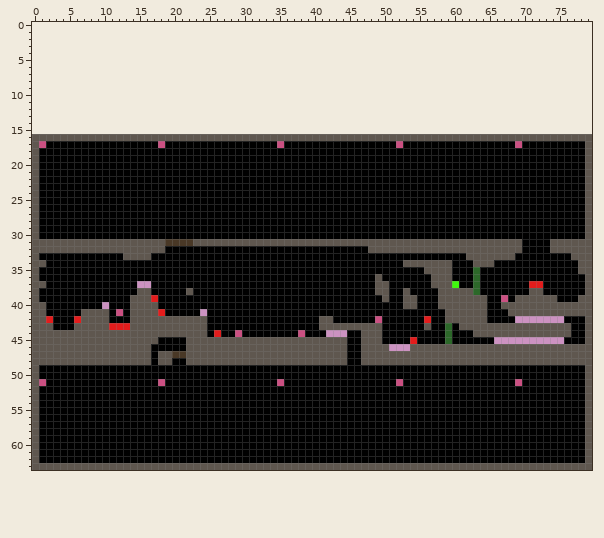
One commit to this pixel-art file: Levels.ase. Above: the version before the commit.
80x48 pixels, 1 frame. The old version is drawn lined up with the new one, on the new canvas.
Now the later version:
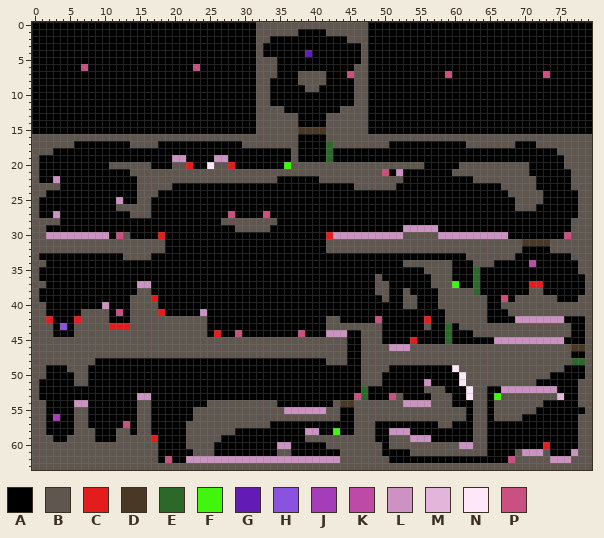
Palette (. is transparent): A #000000  B #5f574f  C #e31c1c  D #493826  E #2c6829  F #40f60d  G #621bb5  H #8953df  J #a53db9  K #be4aa8  L #cc92c1  M #e3b5db  N #ffe7fa  P #cb5082
What changed:
canvas 80x48 -> 80x64, the old top-left corner now at 0,16
y 0: x 0..79 ................................................................................ -> AAAAAAAAAAAAAAAAAAAAAAAAAAAAAAAABBBBBBBBBBBBBBBBAAAAAAAAAAAAAAAAAAAAAAAAAAAAAAAA
y 1: x 0..79 ................................................................................ -> AAAAAAAAAAAAAAAAAAAAAAAAAAAAAAAABBBBBBAAAABBBBBBAAAAAAAAAAAAAAAAAAAAAAAAAAAAAAAA
y 2: x 0..79 ................................................................................ -> AAAAAAAAAAAAAAAAAAAAAAAAAAAAAAAABBAAAAAAAAAAABBBAAAAAAAAAAAAAAAAAAAAAAAAAAAAAAAA
y 3: x 0..79 ................................................................................ -> AAAAAAAAAAAAAAAAAAAAAAAAAAAAAAAABAAAAAAAAAAAAAABAAAAAAAAAAAAAAAAAAAAAAAAAAAAAAAA
y 4: x 0..79 ................................................................................ -> AAAAAAAAAAAAAAAAAAAAAAAAAAAAAAAABAAAAAAGAAAAAAABAAAAAAAAAAAAAAAAAAAAAAAAAAAAAAAA
y 5: x 0..79 ................................................................................ -> AAAAAAAAAAAAAAAAAAAAAAAAAAAAAAAABBBAAAAAAAAAAAABAAAAAAAAAAAAAAAAAAAAAAAAAAAAAAAA
y 6: x 0..79 ................................................................................ -> AAAAAAAPAAAAAAAAAAAAAAAPAAAAAAAABBBAAAAAAAAAAABBAAAAAAAAAAAAAAAAAAAAAAAAAAAAAAAA
y 7: x 0..79 ................................................................................ -> AAAAAAAAAAAAAAAAAAAAAAAAAAAAAAAABBBAAABBBBAAAPBBAAAAAAAAAAAPAAAAAAAAAAAAAPAAAAAA
y 8: x 0..79 ................................................................................ -> AAAAAAAAAAAAAAAAAAAAAAAAAAAAAAAABBAAAABBBBAAAABBAAAAAAAAAAAAAAAAAAAAAAAAAAAAAAAA
y 9: x 0..79 ................................................................................ -> AAAAAAAAAAAAAAAAAAAAAAAAAAAAAAAABBAAAAABBAAAAABBAAAAAAAAAAAAAAAAAAAAAAAAAAAAAAAA
y 10..11: x 0..79 ................................................................................ -> AAAAAAAAAAAAAAAAAAAAAAAAAAAAAAAABBAAAAAAAAAAAABBAAAAAAAAAAAAAAAAAAAAAAAAAAAAAAAA
y 12: x 0..79 ................................................................................ -> AAAAAAAAAAAAAAAAAAAAAAAAAAAAAAAABBBBAAAAAAAABBBBAAAAAAAAAAAAAAAAAAAAAAAAAAAAAAAA
y 13..14: x 0..79 ................................................................................ -> AAAAAAAAAAAAAAAAAAAAAAAAAAAAAAAABBBBBBAAAABBBBBBAAAAAAAAAAAAAAAAAAAAAAAAAAAAAAAA
y 15: x 0..79 ................................................................................ -> AAAAAAAAAAAAAAAAAAAAAAAAAAAAAAAABBBBBBDDDDBBBBBBAAAAAAAAAAAAAAAAAAAAAAAAAAAAAAAA
y 16: x 38..41 BBBB -> AAAA
y 17: x 1..5 PAAAA -> BBBBB; x 14..18 AAAAP -> BBBBA; x 30..37 AAAAAPAA -> BBBBBBBB; x 42..50 AAAAAAAAA -> EBBBBBBBB; x 52 P -> A; x 62..69 AAAAAAAP -> BBBBBBBA; x 72..78 AAAAAAA -> BBBBBBB
y 18: x 1..2 AA -> BB; x 37 A -> B; x 42 A -> E; x 75..78 AAAA -> BBBB
y 19: x 20..21 AA -> LL; x 26..27 AA -> LL; x 37 A -> B; x 42 A -> E; x 76..78 AAA -> BBB
y 20: x 11..16 AAAAAA -> BBBBBB; x 20..22 AAA -> BBC; x 25..28 AAAA -> NBBC; x 36..55 AAAAAAAAAAAAAAAAAAAA -> FBBBBBBBBBBBBBBBBBBB; x 61..70 AAAAAAAAAA -> BBBBBBBBBB; x 76..78 AAA -> BBB
y 21: x 14..50 AAAAAAAAAAAAAAAAAAAAAAAAAAAAAAAAAAAAA -> BBBBBBBBBBBBBBBBBBBBBBBBBBBBBBBBBBBBP; x 52 A -> L; x 60..70 AAAAAAAAAAA -> BBBBBBBBBBB; x 77..78 AA -> BB
y 22: x 3 A -> L; x 15..34 AAAAAAAAAAAAAAAAAAAA -> BBBBBBBBBBBBBBBBBBBB; x 41..52 AAAAAAAAAAAA -> BBBBBBBBBBBB; x 63..71 AAAAAAAAA -> BBBBBBBBB; x 77..78 AA -> BB
y 23: x 1..3 AAA -> BBB; x 15..19 AAAAA -> BBBBB; x 46..51 AAAAAA -> BBBBBB; x 67..71 AAAAA -> BBBBB; x 77..78 AA -> BB
y 24: x 1 A -> B; x 15..17 AAA -> BBB; x 68..72 AAAAA -> BBBBB; x 78 A -> B
y 25: x 12 A -> L; x 15..16 AA -> BB; x 69..72 AAAA -> BBBB; x 78 A -> B
y 26: x 12..16 AAAAA -> BBBBB; x 69..71 AAA -> BBB; x 78 A -> B
y 27: x 3 A -> L; x 14..16 AAA -> BBB; x 28 A -> P; x 33 A -> P; x 78 A -> B
y 28: x 1..3 AAA -> BBB; x 27..34 AAAAAAAA -> BBBBBBBB; x 77..78 AA -> BB
y 29: x 1 A -> B; x 29..33 AAAAA -> BBBBB; x 53..57 AAAAA -> LLLLL; x 77..78 AA -> BB
y 30: x 1..10 AAAAAAAAAA -> BLLLLLLLLL; x 12..13 AA -> PB; x 18 A -> C; x 42..67 AAAAAAAAAAAAAAAAAAAAAAAAAA -> CLLLLLLLLLLBBBBBLLLLLLLLLL; x 76..78 AAA -> PBB
y 31: x 19..41 DDDDBBBBBBBBBBBBBBBBBBB -> AAAAAAAAAAAAAAAAAAAAAAA; x 70..73 AAAA -> DDDD
y 32: x 42..47 AAAAAA -> BBBBBB
y 34: x 71 A -> K
y 38: x 22 B -> A
y 42: x 41 B -> A; x 43 A -> B
y 43: x 4 A -> H; x 41 B -> A
y 44: x 3..5 BBB -> AAA
y 45: x 18..21 AAAA -> BBBB
y 46: x 17..21 AAAAA -> BBBBB; x 77..78 BB -> DD
y 47: x 17 A -> B; x 20..21 DD -> BB; x 77..78 BB -> AA
y 48: x 9..16 BBBBBBBB -> AAAAAAAA; x 18..19 BB -> AA; x 22..41 BBBBBBBBBBBBBBBBBBBB -> AAAAAAAAAAAAAAAAAAAA; x 77..78 BB -> EE
y 49: x 1 A -> B; x 5..7 AAA -> BBB; x 47..50 AAAA -> BBBB; x 60..75 AAAAAAAAAAAAAAAA -> NBBBBBBBBBBBBBBB
y 50: x 1 A -> B; x 6..7 AA -> BB; x 47..49 AAA -> BBB; x 61..73 AAAAAAAAAAAAA -> NBBBBBBBBBBBB
y 51: x 1 P -> A; x 6..7 AA -> BB; x 18 P -> A; x 35 P -> A; x 47..49 AAA -> BBB; x 52 P -> A; x 56 A -> L; x 61..71 AAAAAAAAPAA -> NBBBBBBBBBB; x 78 A -> B
y 52: x 47 A -> E; x 56..58 AAA -> BBB; x 62..64 AAA -> NBB; x 67..74 AAAAAAAA -> LLLLLLLL; x 78 A -> B
y 53: x 15..16 AA -> LL; x 46..47 AA -> PE; x 51..52 AA -> PB; x 57..59 AAA -> BBB; x 62..64 AAA -> NBB; x 66..75 AAAAAAAAAA -> FBBBBBBBBM; x 78 A -> B
y 54: x 1 A -> B; x 6..7 AA -> LL; x 15..16 AA -> BB; x 25..34 AAAAAAAAAA -> BBBBBBBBBB; x 43..59 AAAAAAAAAAAAAAAAA -> BDDBBBBBBBLLLLBBB; x 63..64 AA -> BB; x 66..72 AAAAAAA -> BBBBBBB; x 78 A -> B
y 55: x 1 A -> B; x 6..7 AA -> BB; x 15..16 AA -> BB; x 23..43 AAAAAAAAAAAAAAAAAAAAA -> BBBBBBBBBBBBBLLLLLLBB; x 46..61 AAAAAAAAAAAAAAAA -> BBBBBBBBBBBBBBBB; x 63..64 AA -> BB; x 66..71 AAAAAA -> BBBBBB
y 56: x 1 A -> B; x 3 A -> J; x 6..7 AA -> BB; x 15..16 AA -> BB; x 23..43 AAAAAAAAAAAAAAAAAAAAA -> BBBBBBBBBBBBBBBBBBBBB; x 46..61 AAAAAAAAAAAAAAAA -> BBBBBBBBBBBBBBBB; x 63..64 AA -> BB; x 66..69 AAAA -> BBBB; x 78 A -> B
y 57: x 1 A -> B; x 6..7 AA -> BB; x 13 A -> P; x 15..16 AA -> BB; x 22..33 AAAAAAAAAAAA -> BBBBBBBBBBBB; x 46..48 AAA -> BBB; x 58..59 AA -> BB; x 63..64 AA -> BB; x 78 A -> B
y 58: x 1 A -> B; x 6..8 AAA -> BBB; x 12..13 AA -> BB; x 15..16 AA -> BB; x 22..28 AAAAAAA -> BBBBBBB; x 39..40 AA -> LL; x 43 A -> F; x 46..48 AAA -> BBB; x 51..53 AAA -> LLL; x 63..64 AA -> BB; x 78 A -> B
y 59: x 1..2 AA -> BB; x 5..8 AAAA -> BBBB; x 12..17 AAAAAA -> BBBBBC; x 22..26 AAAAA -> BBBBB; x 39..48 AAAAAAAAAA -> BBBBBBBBBB; x 51..56 AAAAAA -> BBBLLL; x 63..64 AA -> BB; x 78 A -> B
y 60: x 1..17 AAAAAAAAAAAAAAAAA -> BBBBBBBBBBBBBBBBB; x 22..25 AAAA -> BBBB; x 35..36 AA -> LL; x 42..49 AAAAAAAA -> BBBBBBBB; x 51..64 AAAAAAAAAAAAAA -> BBBBBBBBBBLLBB; x 73 A -> C; x 78 A -> B
y 61: x 1..17 AAAAAAAAAAAAAAAAA -> BBBBBBBBBBBBBBBBB; x 23..25 AAA -> BBB; x 35..36 AA -> BB; x 44..49 AAAAAA -> BBBBBB; x 54..64 AAAAAAAAAAA -> BBBBBBBBBBB; x 69..73 AAAAA -> BLLLB; x 77..78 AA -> LB
y 62: x 1..17 AAAAAAAAAAAAAAAAA -> BBBBBBBBBBBBBBBBB; x 19 A -> P; x 22..50 AAAAAAAAAAAAAAAAAAAAAAAAAAAAA -> LLLLLLLLLLLLLLLLLLLLLLBBBBBBB; x 68..78 AAAAAAAAAAA -> PBBBBBLLLBB
